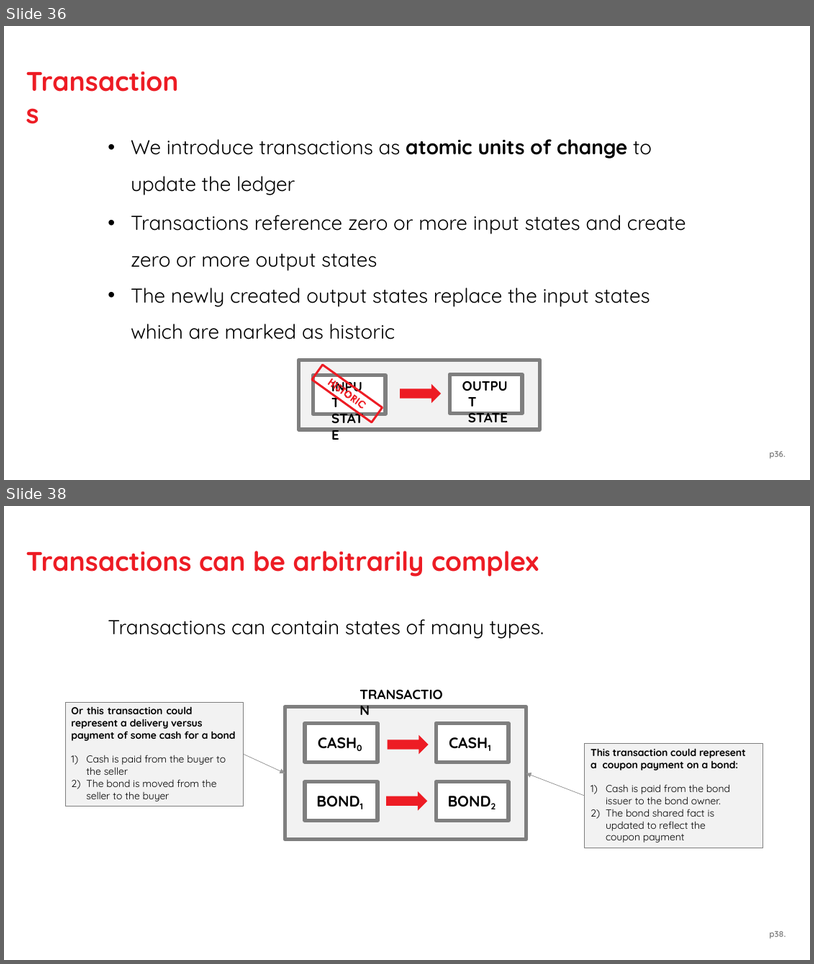
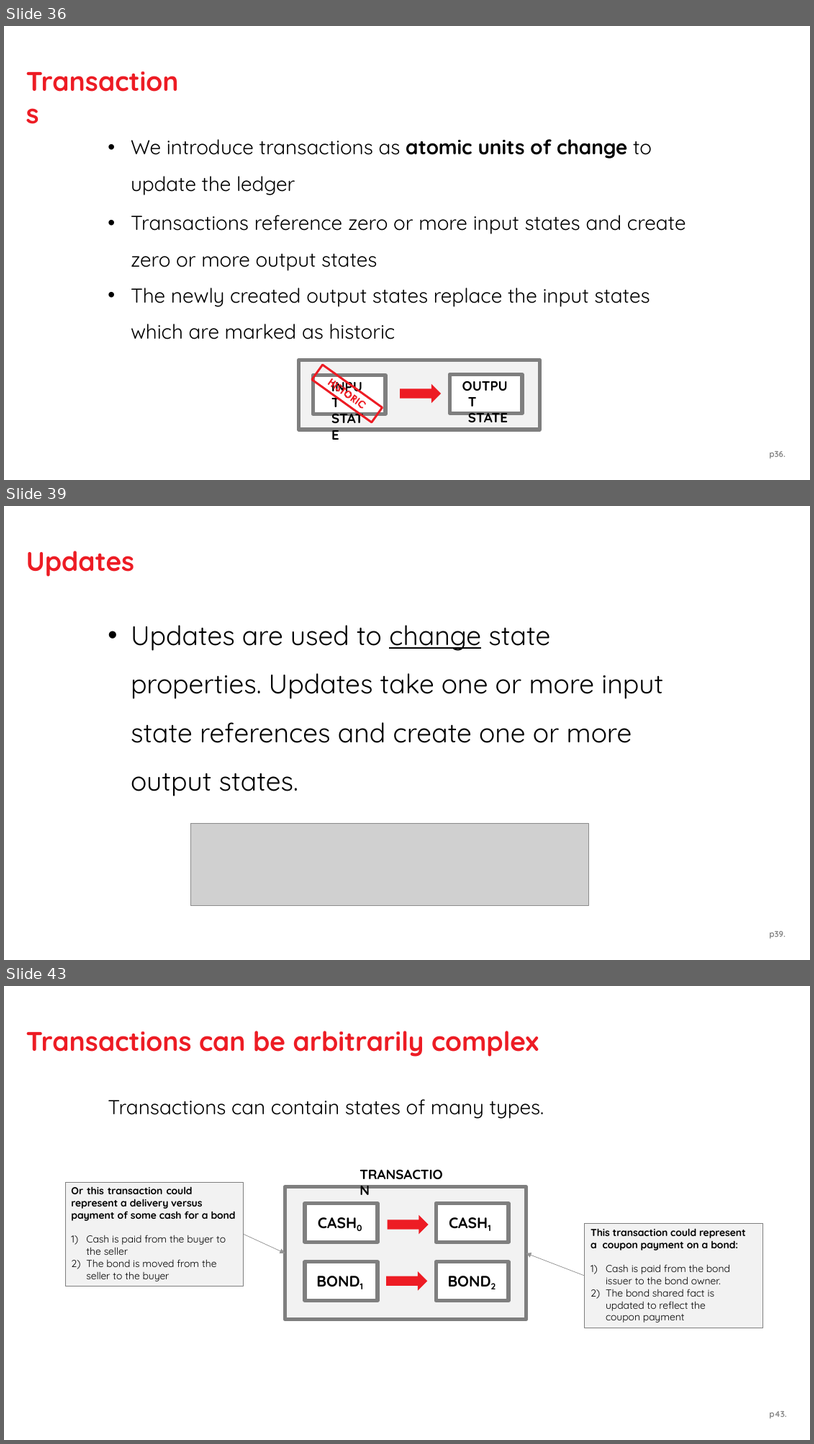
Before and after one commit to thinkgandhi/bg, a slide deck: Corda.pptx. Shown one above the other, each under a label of ours: slides 36 and 38 before the commit, slides 36, 39 and 43 after it; the slides between them are not shown. The pictures are 814x964 and 814x1444 pixels, drawn with LibreOffice and Linux fonts; fonts in the diff are those of the drawing; grey boxes stand for pictures. Boxes give left, top, right and bottom in pixels: in the first picture for what was removed or moved away, otherwise in the second. Text is boxed around its words. In the diff, an @@ line names an element or a change of style, - is before the commit and + after.

```diff
--- a/Corda.pptx
+++ b/Corda.pptx
@@ slide 39 added at <box>4,506,810,960</box>, background #FFFFFF @@
@@ title added at <box>26,551,135,577</box>, 32 pt, text #ED1C24, bold @@
+Updates
@@ text added at <box>131,625,664,796</box>, 32 pt, text #000000 @@
+• Updates are used to change state properties. Updates take one or more input state references and create one or more output states.
@@ picture added at <box>190,823,589,906</box> @@
@@ page number added at <box>769,931,786,938</box>, 10 pt, text #898989, bold @@
+p39.
@@ what was slide 38 is now slide 43 @@
@@ page number at <box>769,1411,787,1418</box>: text changed @@
-p38.
+p43.
```
Also in this commit, not shown: 20 slides changed, 6 other slides added.
